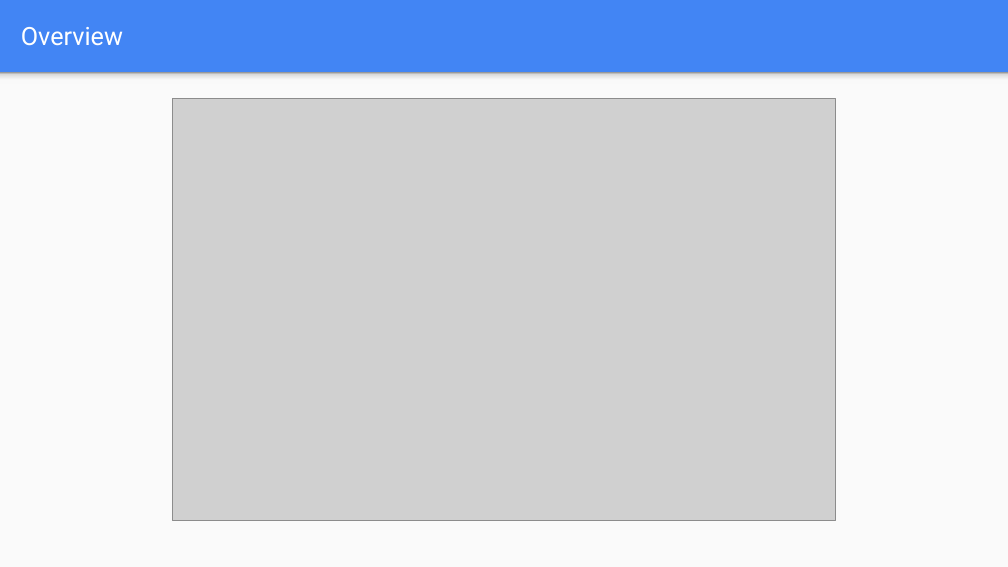
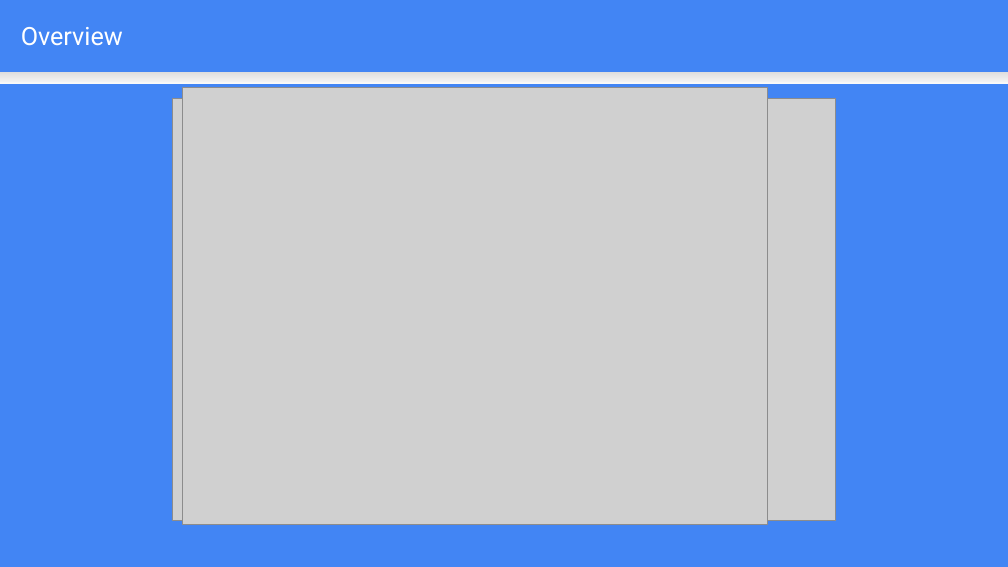
Before and after one commit to edyoda/kafka-cassandra-tutorial, a slide deck: slide 3 of Kafka Producsers.pptx. Drawn at 1008x567 pixels with LibreOffice and Linux fonts; fonts in the diff are those of the drawing; grey boxes stand for pictures. Boxes give left, top, right and bottom in pixels: in the first picture for what was removed or moved away, otherwise in the second. Text is boxed around its words. In the diff, an @@ line names an element or a change of style, - is before the commit and + after.

```diff
--- a/Kafka Producsers.pptx
+++ b/Kafka Producsers.pptx
@@ rectangle at <box>0,73,1008,85</box>: fill gradient #F9F9F9 to #DEDEDE to #999999 to gradient #F9F9F9 to #DEDEDE @@
@@ rectangle removed at <box>0,73,1008,567</box> @@
@@ picture added at <box>182,88,767,525</box> @@
```
Also in this commit, not shown: 7 other slides changed, 2 slides added, 3 other files.
